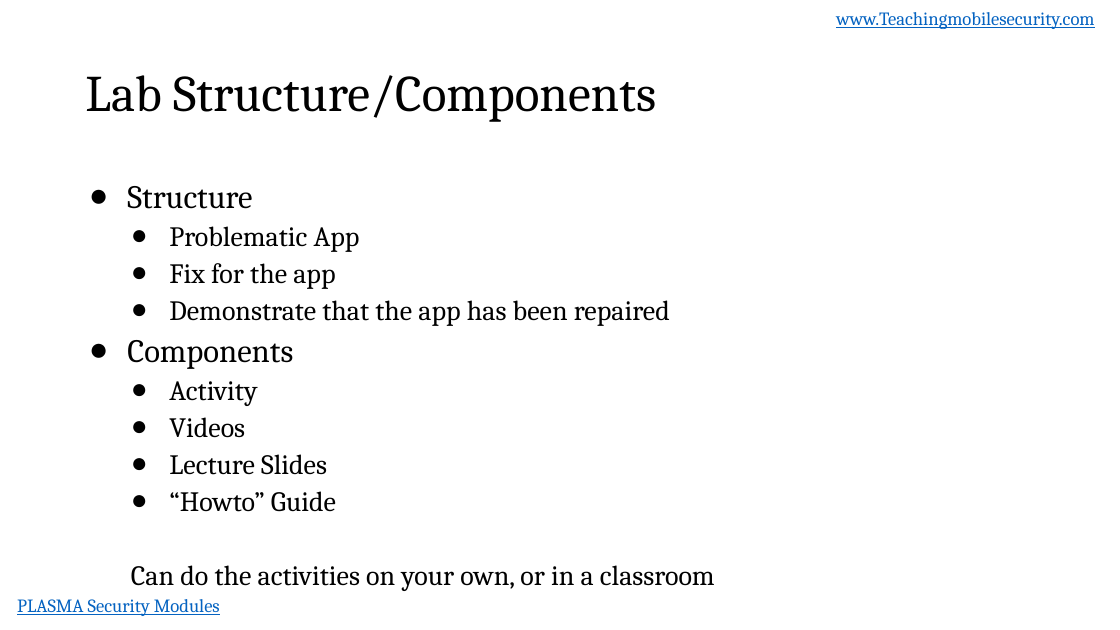
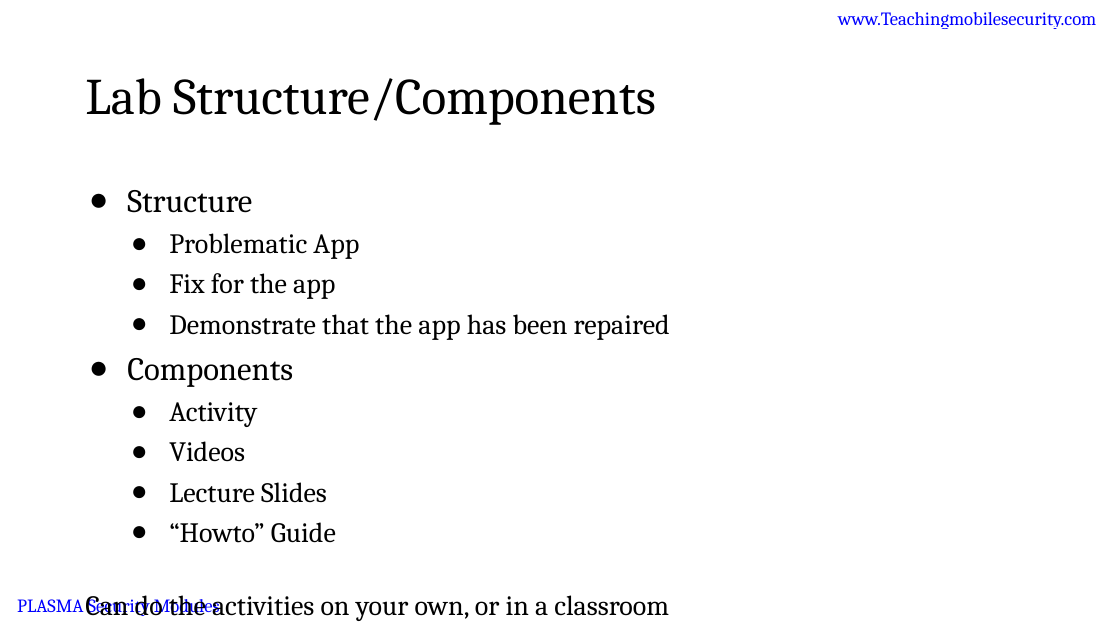
Before and after one commit to dan7800/VulnerableAndroidAppOracle, a slide deck: slide 4 of Vulnerabilities/ActivityIntro/ActivityIntro.pptx (slide 3 before the commit). Drawn at 1120x630 pixels with LibreOffice and Linux fonts; fonts in the diff are those of the drawing; background and template pictures are left out. Boxes give left, top, right and bottom in pixels: in the first picture for what was removed or moved away, otherwise in the second. Text is boxed around its words. In the diff, an @@ line names an element or a change of style, - is before the commit and + after.

Commit message:
updated activity slides

```diff
--- a/Vulnerabilities/ActivityIntro/ActivityIntro.pptx
+++ b/Vulnerabilities/ActivityIntro/ActivityIntro.pptx
@@ text "www.Teachingmobilesecurity.com" at (x1=838, y1=12, x2=1096, y2=29): text colour #0563C1 to #0000FF @@
@@ text "Lab Structure/Components" at (x1=85, y1=78, x2=656, y2=125): line spacing 0.9 to 1 @@
@@ text "Structure" at (x1=85, y1=190, x2=670, y2=621): line spacing 1.1 to 1.2; list level 2 to 1 in "Can do the activities on ..."; line spacing 1.1 to 1 @@
@@ text "PLASMA Security Modules" at (x1=17, y1=595, x2=220, y2=616): text colour #0563C1 to #0000FF @@
```
Also in this commit, not shown: 5 other slides changed, 1 slide added.
